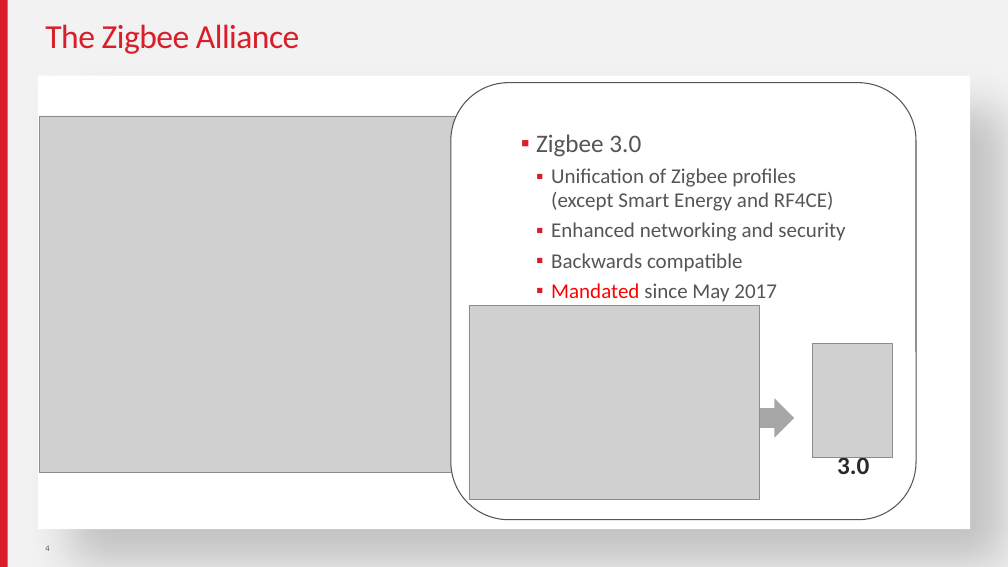
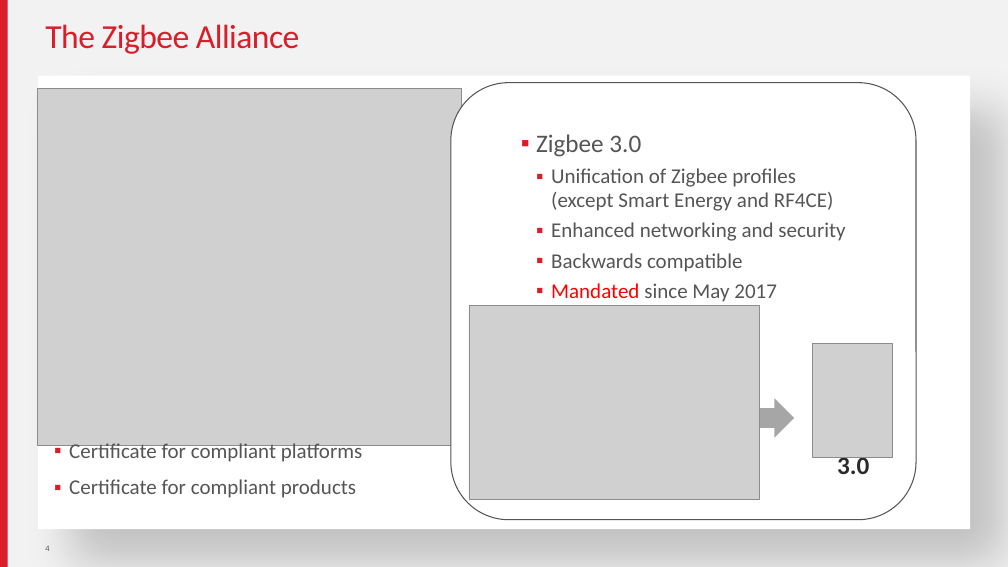
Before and after one commit to MarkDing/IoT-Developer-Boot-Camp-Wiki, a slide deck: slide 4 of zigbee/Zigbee Basic.pptx. Drawn at 1008x567 pixels with LibreOffice and Linux fonts; fonts in the diff are those of the drawing; grey boxes stand for pictures. Boxes give left, top, right and bottom in pixels: in the first picture for what was removed or moved away, otherwise in the second. Text is boxed around its words. In the diff, an @@ line names an element or a change of style, - is before the commit and + after.

```diff
--- a/zigbee/Zigbee Basic.pptx
+++ b/zigbee/Zigbee Basic.pptx
@@ picture: place and size @@
-picture at (39, 116, 464, 473)
+picture at (38, 88, 462, 445)
@@ text added at (69, 443, 363, 498), 20 pt, text #555555 @@
+▪ Certificate for compliant platforms
+▪ Certificate for compliant products
```
Also in this commit, not shown: 5 other slides changed, 4 slides added, 4 slides removed, 6 other files.
